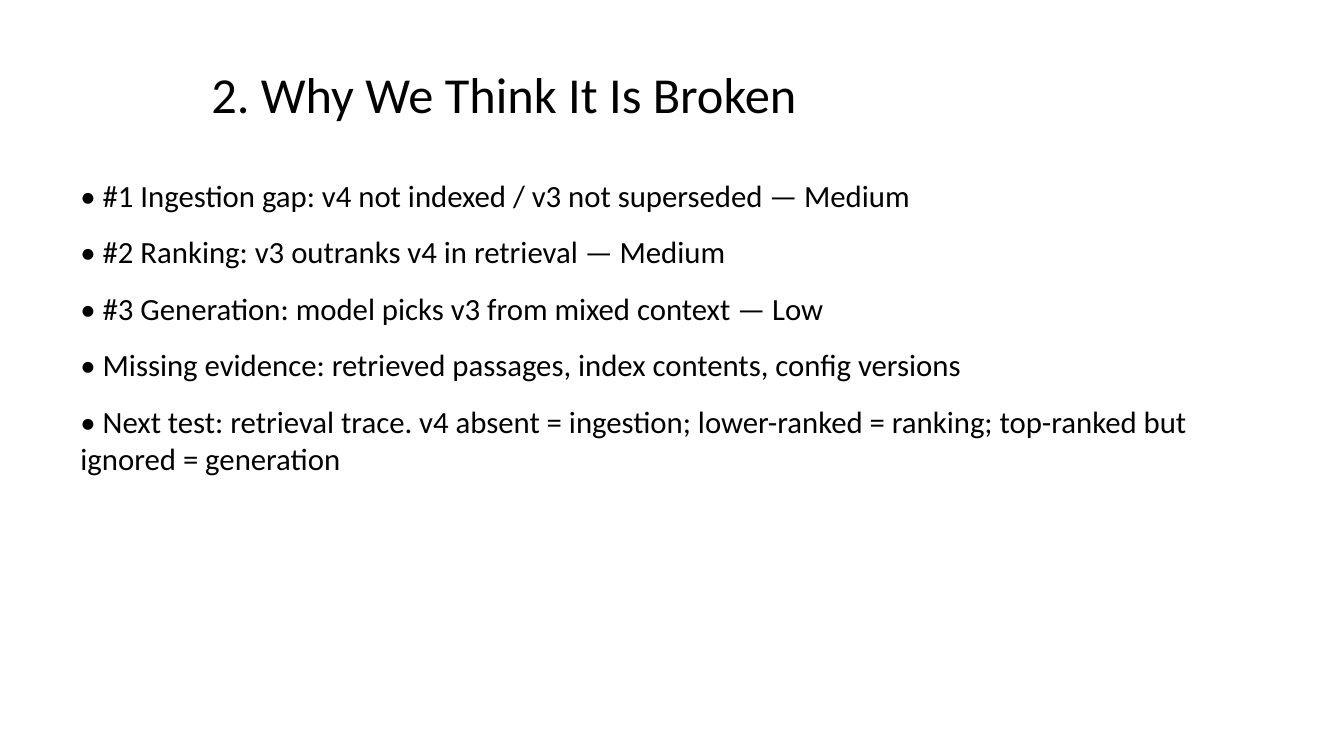
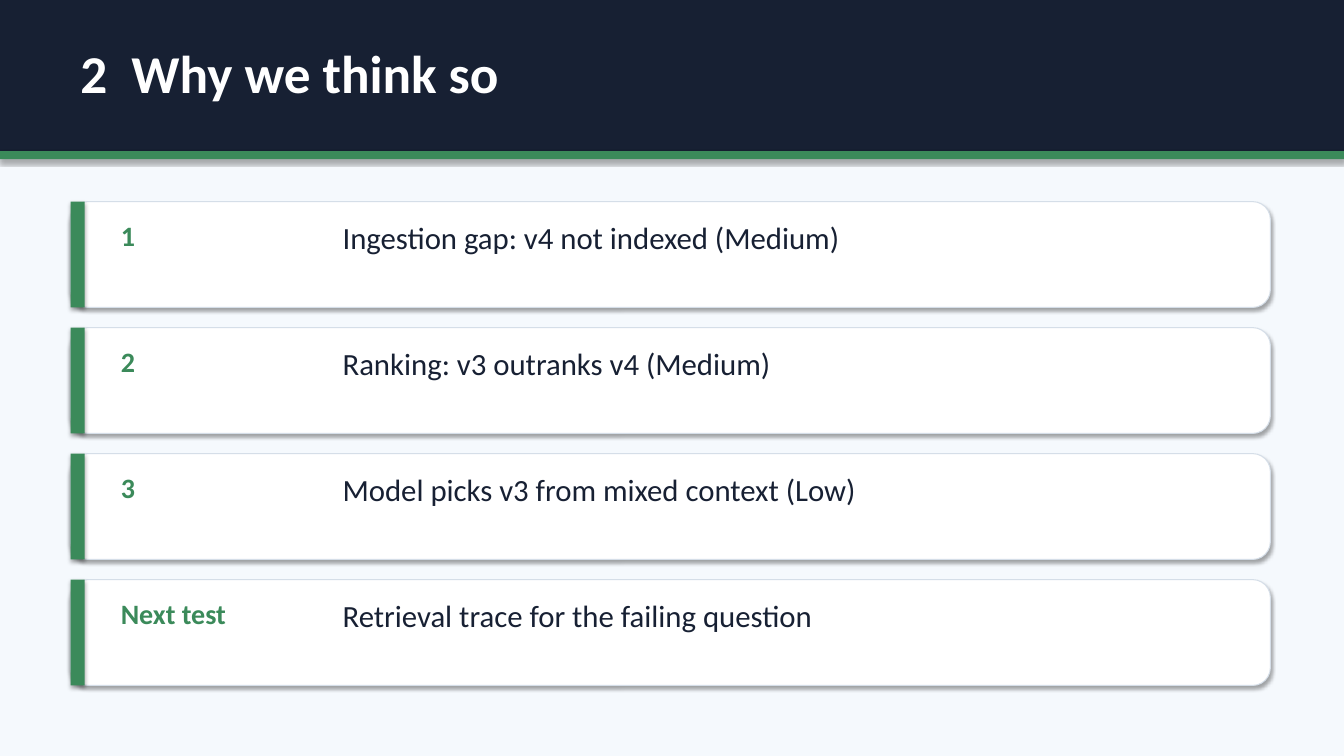
Before and after one commit to anil394/ai-system-failure-diagnosis, a slide deck: slide 2 of submission/04-three-slide-summary.pptx. Drawn at 1344x756 pixels with LibreOffice and Linux fonts; fonts in the diff are those of the drawing. Boxes give left, top, right and bottom in pixels: in the first picture for what was removed or moved away, otherwise in the second. Text is boxed around its words. In the diff, an @@ line names an element or a change of style, - is before the commit and + after.

```diff
--- a/submission/04-three-slide-summary.pptx
+++ b/submission/04-three-slide-summary.pptx
@@ background #FFFFFF to #F5F9FD @@
@@ rectangle added at (0,0,1344,151), fill #172033 @@
@@ text "2 Why we think so" at (80,55,499,102): vertical alignment middle to top @@
@@ text at (80,55,499,102): text changed; size 36 to 38 pt; text colour #000000 to #FFFFFF; bold on @@
-2. Why We Think It Is Broken
+2 Why we think so
@@ rectangle added at (0,151,1344,159), fill #3B8A5A @@
@@ rounded rectangle added at (71,202,1270,308), fill #FFFFFF, outline #D5DEE8 0.75 pt @@
@@ rectangle added at (71,202,85,308), fill #3B8A5A @@
@@ text removed at (80,185,1187,476) @@
-• #1 Ingestion gap: v4 not indexed / v3 not superseded — Medium
-• #2 Ranking: v3 outranks v4 in retrieval — Medium
-• #3 Generation: model picks v3 from mixed context — Low
-• Missing evidence: retrieved passages, index contents, config versions
-• Next test: retrieval trace. v4 absent = ingestion; lower-ranked = ranking; top-ranked but ignored = generation
@@ text added at (121,228,135,246), 20 pt, text #3B8A5A, bold @@
+1
@@ text added at (343,226,839,255), 22 pt, text #172033 @@
+Ingestion gap: v4 not indexed (Medium)
@@ rounded rectangle added at (71,328,1270,434), fill #FFFFFF, outline #D5DEE8 0.75 pt @@
@@ rectangle added at (71,328,85,434), fill #3B8A5A @@
@@ text added at (121,353,135,372), 20 pt, text #3B8A5A, bold @@
+2
@@ text added at (343,352,770,381), 22 pt, text #172033 @@
+Ranking: v3 outranks v4 (Medium)
@@ rounded rectangle added at (71,454,1270,560), fill #FFFFFF, outline #D5DEE8 0.75 pt @@
@@ rectangle added at (71,454,85,560), fill #3B8A5A @@
@@ text added at (121,479,135,498), 20 pt, text #3B8A5A, bold @@
+3
@@ text added at (343,478,856,506), 22 pt, text #172033 @@
+Model picks v3 from mixed context (Low)
@@ rounded rectangle added at (71,580,1270,686), fill #FFFFFF, outline #D5DEE8 0.75 pt @@
@@ rectangle added at (71,580,85,686), fill #3B8A5A @@
@@ text added at (121,606,226,624), 20 pt, text #3B8A5A, bold @@
+Next test
@@ text added at (343,605,812,633), 22 pt, text #172033 @@
+Retrieval trace for the failing question
```
Also in this commit, not shown: 2 other slides changed, 3 other files.
